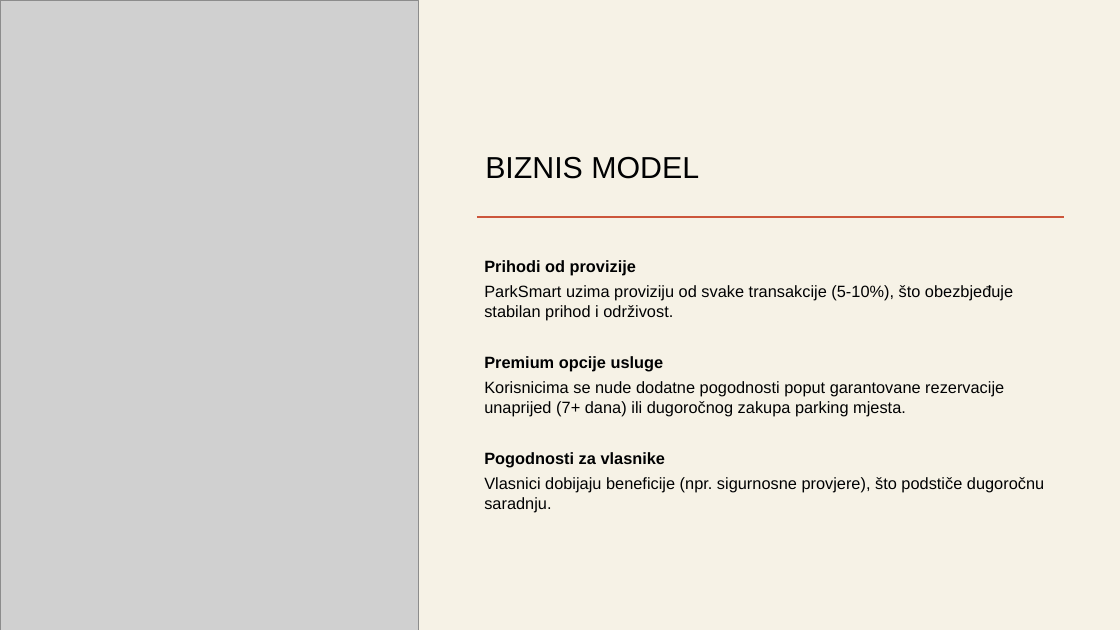
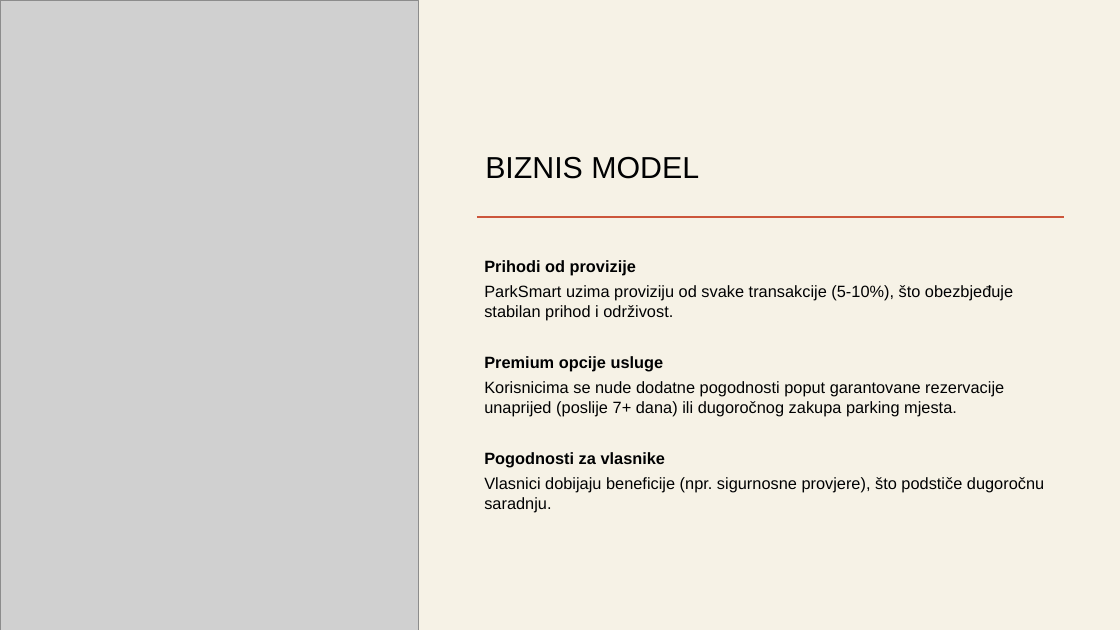
Before and after one commit to MastilovicRadoslav/startup_launch_simulation, a slide deck: slide 5 of Final presentation.pptx. Drawn at 1120x630 pixels with LibreOffice and Linux fonts; fonts in the diff are those of the drawing; grey boxes stand for pictures. Boxes give left, top, right and bottom in pixels: in the first picture for what was removed or moved away, otherwise in the second. Text is boxed around its words. In the diff, an @@ line names an element or a change of style, - is before the commit and + after.

```diff
--- a/Final presentation.pptx
+++ b/Final presentation.pptx
@@ text at bbox=[484, 381, 1004, 417]: text changed @@
-  Korisnicima se nude dodatne pogodnosti poput garantovane rezervacije unaprijed (7+ dana) ili dugoročnog zakupa parking mjesta.
+  Korisnicima se nude dodatne pogodnosti poput garantovane rezervacije unaprijed (poslije 7+ dana) ili dugoročnog zakupa parking mjesta.
```
Also in this commit, not shown: 3 other slides changed, 6 other files.
